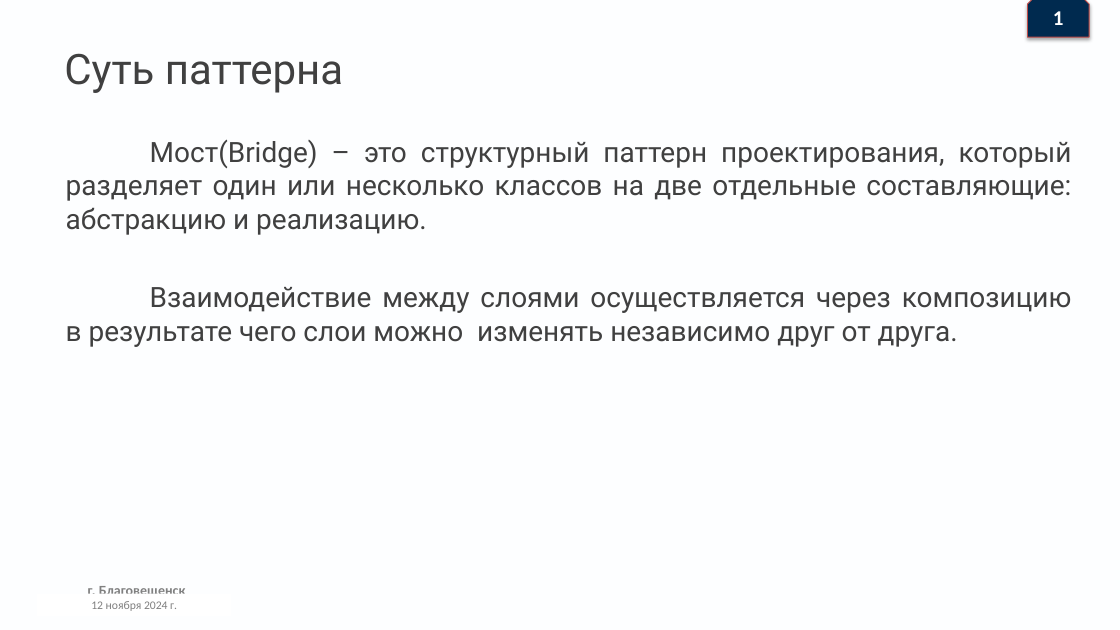
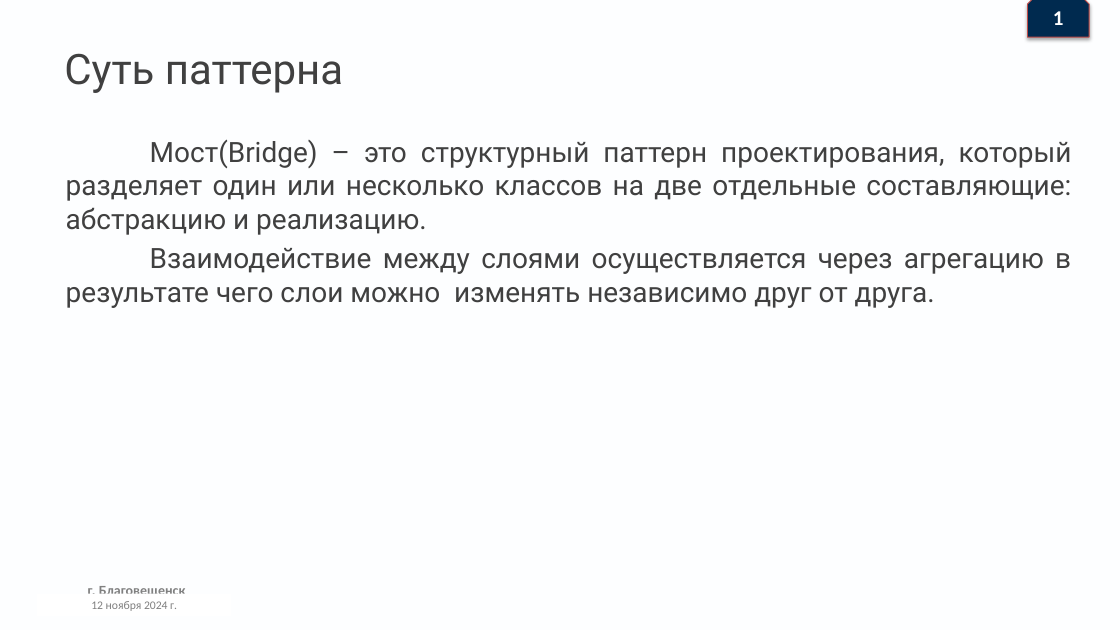
Before and after one commit to Denis-buh/Pattern-Bridge, a slide deck: slide 2 of Presentation/Презентация.pptx. Drawn at 1120x630 pixels with LibreOffice and Linux fonts; fonts in the diff are those of the drawing; background and template pictures are left out. Boxes give left, top, right and bottom in pixels: in the first picture for what was removed or moved away, otherwise in the second. Text is boxed around its words. In the diff, an @@ line names an element or a change of style, - is before the commit and + after.

```diff
--- a/Presentation/Презентация.pptx
+++ b/Presentation/Презентация.pptx
@@ text at (x1=66, y1=248, x2=1071, y2=308): text changed @@
-Взаимодействие между слоями осуществляется через композицию в результате чего слои можно изменять независимо друг от друга.
+Взаимодействие между слоями осуществляется через агрегацию в результате чего слои можно изменять независимо друг от друга.
```
Also in this commit, not shown: 4 other slides changed, 1 slide removed, 6 other files.
